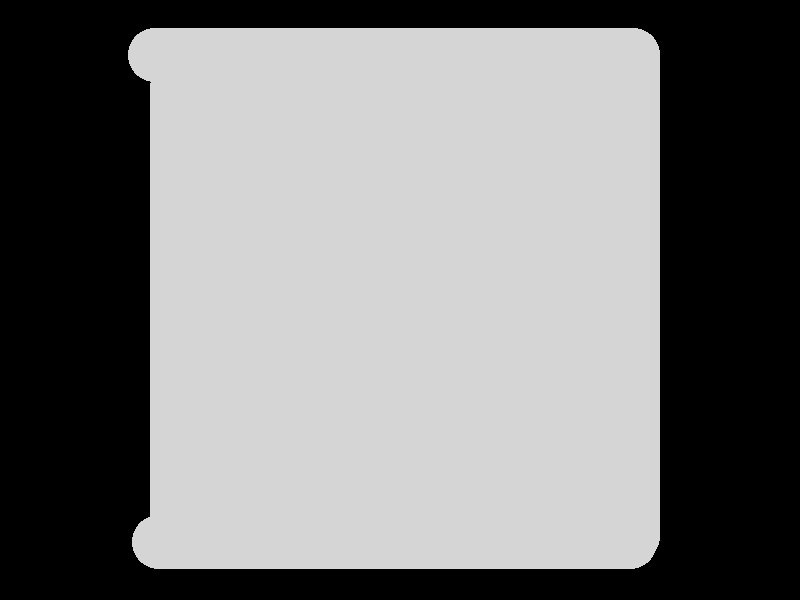
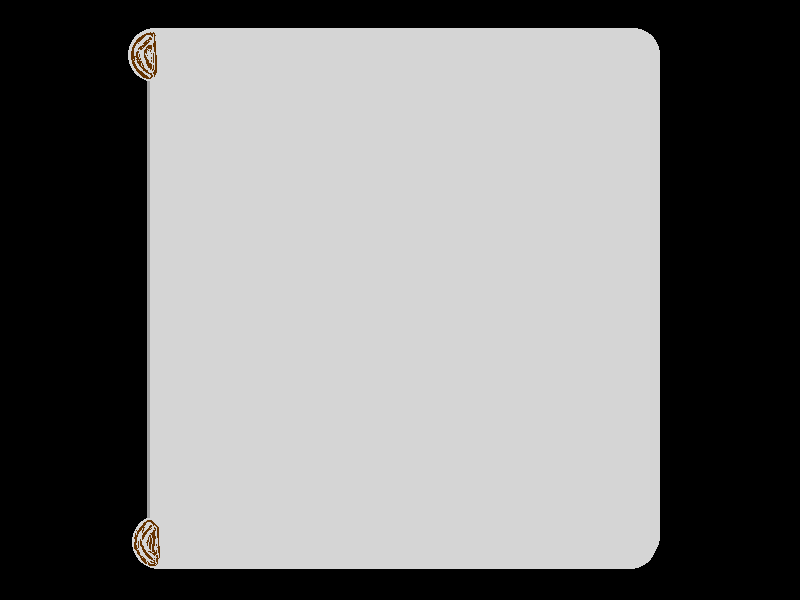
Layers edited between the first and the second 800 x 600 image:
added layer "Layer 3" above "Layer 2" over [131, 32, 160, 566]
